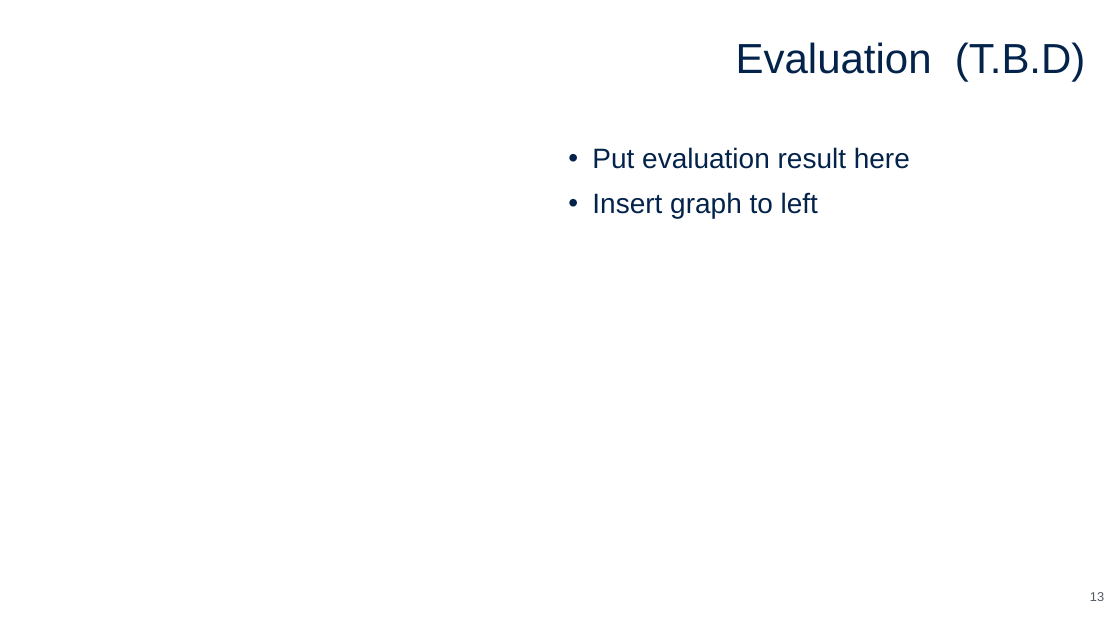
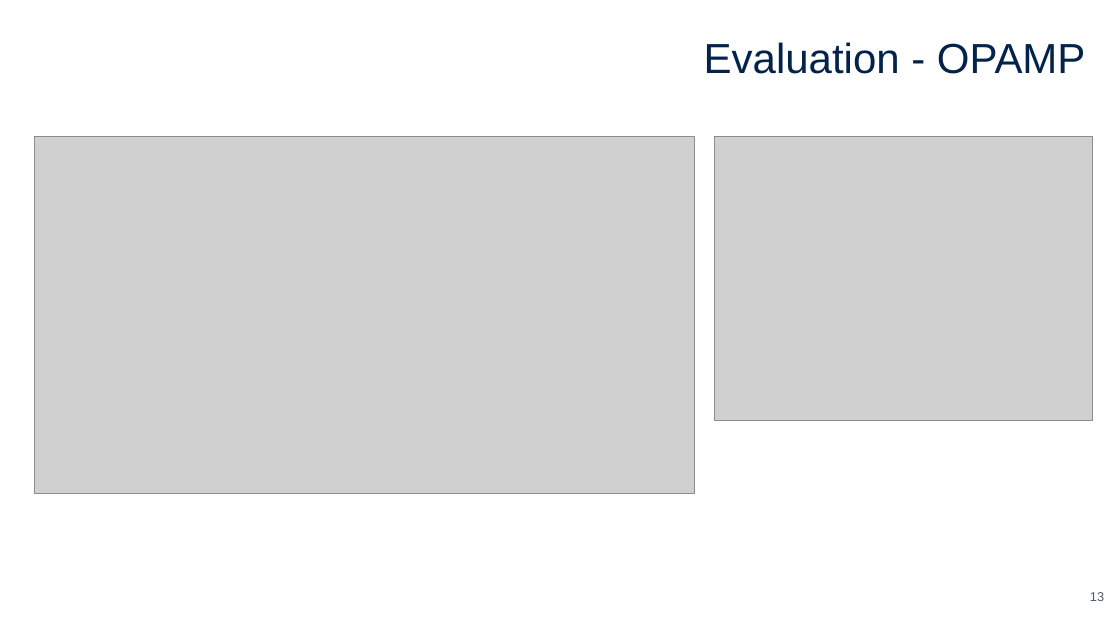
Before and after one commit to yutaka-kotani-stj/2026_sscs_gf180, a slide deck: slide 13 of proposal/proposal_super_long_wave.pptx. Drawn at 1120x630 pixels with LibreOffice and Linux fonts; fonts in the diff are those of the drawing; grey boxes stand for pictures. Boxes give left, top, right and bottom in pixels: in the first picture for what was removed or moved away, otherwise in the second. Text is boxed around its words. In the diff, an @@ line names an element or a change of style, - is before the commit and + after.

```diff
--- a/proposal/proposal_super_long_wave.pptx
+++ b/proposal/proposal_super_long_wave.pptx
@@ title at [704,42,1085,74]: text changed @@
-Evaluation (T.B.D)
+Evaluation - OPAMP
@@ picture added at [34,137,695,494] @@
@@ text removed at [592,147,910,218] @@
-• Put evaluation result here
-• Insert graph to left
@@ picture added at [714,136,1092,421] @@
```
Also in this commit, not shown: 2 other slides changed, 3 other files.
